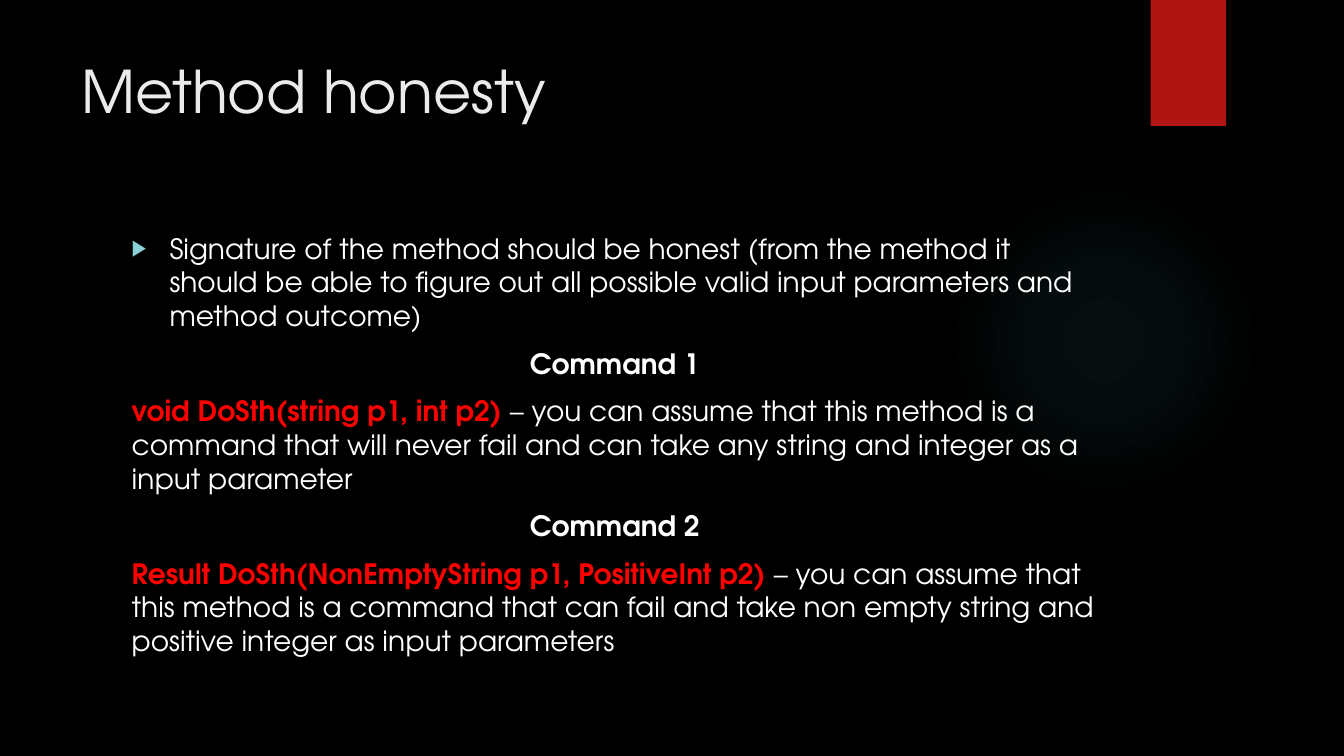
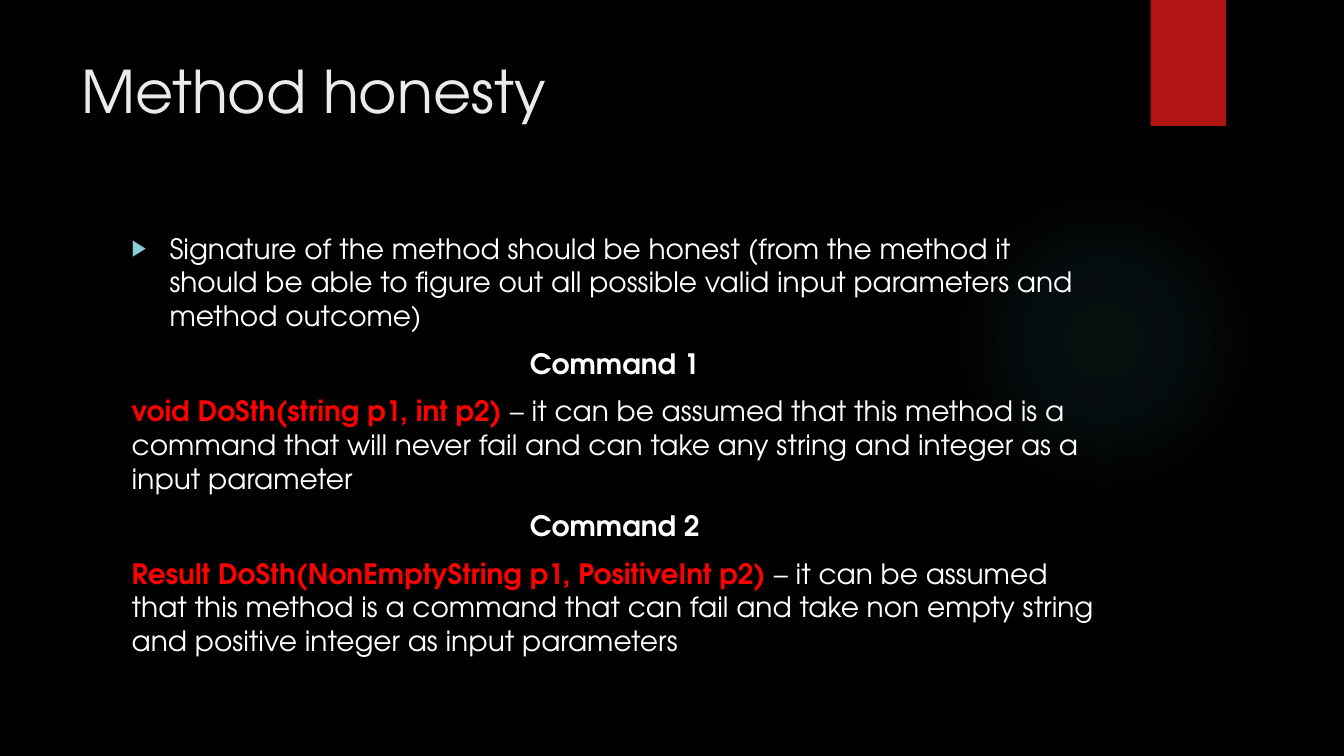
Before and after one commit to tomekjanicki/fpdemo, a slide deck: slide 4 of Presentation.pptx. Drawn at 1344x756 pixels with LibreOffice and Linux fonts; fonts in the diff are those of the drawing; background and template pictures are left out. Boxes give left, top, right and bottom in pixels: in the first picture for what was removed or moved away, otherwise in the second. Text is boxed around its words. In the diff, an @@ line names an element or a change of style, - is before the commit and + after.

```diff
--- a/Presentation.pptx
+++ b/Presentation.pptx
@@ text at bbox=[132, 399, 1078, 495]: text changed @@
-void DoSth(string p1, int p2) – you can assume that this method is a command that will never fail and can take any string and integer as a input parameter
+void DoSth(string p1, int p2) – it can be assumed that this method is a command that will never fail and can take any string and integer as a input parameter
@@ text at bbox=[132, 562, 1094, 657]: text changed @@
-Result DoSth(NonEmptyString p1, PositiveInt p2) – you can assume that this method is a command that can fail and take non empty string and positive integer as input parameters
+Result DoSth(NonEmptyString p1, PositiveInt p2) – it can be assumed that this method is a command that can fail and take non empty string and positive integer as input parameters
```
Also in this commit, not shown: 3 other slides changed.
